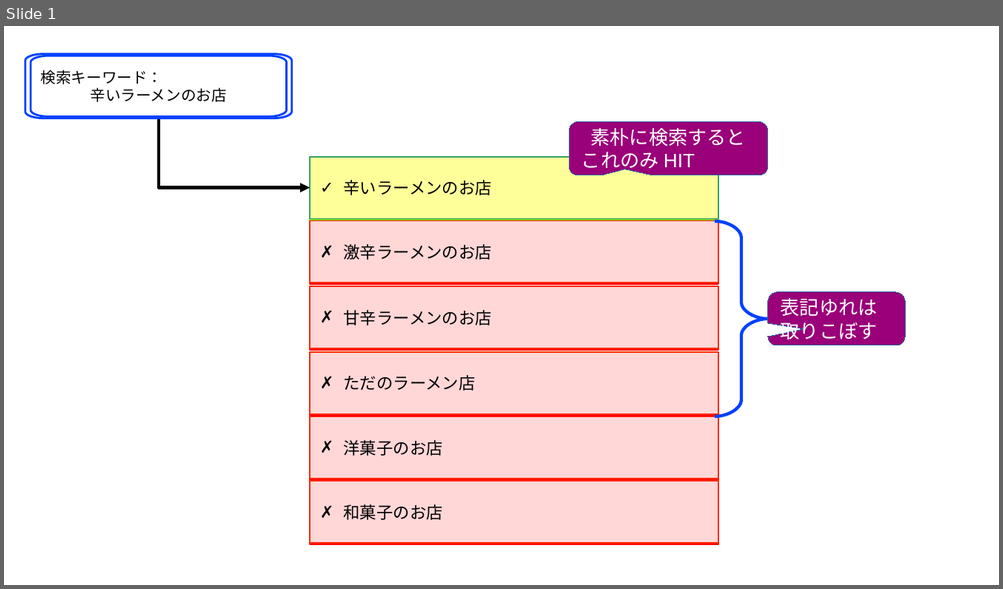
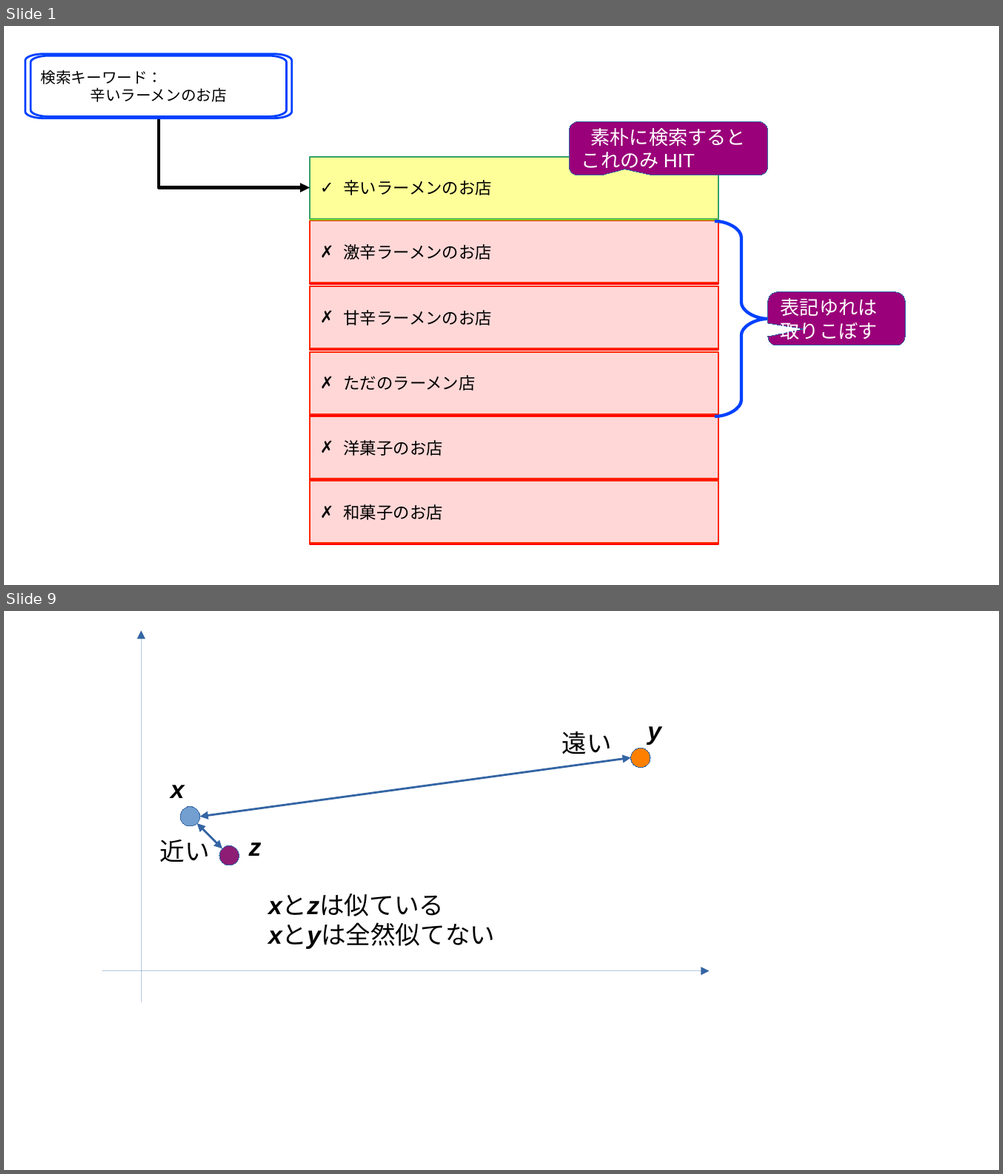
Before and after one commit to komainu8/rabbit-slide-komainu8-postgresql-conference-japan-2025, a slide deck: images.odp. Shown one above the other, each under a label of ours: slide 1 before the commit, slides 1 and 9 after it; the slides between them are not shown. The pictures are 1003x589 and 1003x1174 pixels, drawn with LibreOffice and Linux fonts; fonts in the diff are those of the drawing. Boxes give left, top, right and bottom in pixels: in the first picture for what was removed or moved away, otherwise in the second. Text is boxed around its words. In the diff, an @@ line names an element or a change of style, - is before the commit and + after.

```diff
--- a/images.odp
+++ b/images.odp
@@ slide 9 added at (4, 611, 999, 1170), background #FFFFFF @@
@@ arrow added from (141, 1003) to (141, 631), #3465A4 0 pt @@
@@ text added at (562, 731, 612, 760), 18 pt, text #000000 @@
+遠い
@@ text added at (647, 726, 661, 744), 18 pt, text #000000, bold, italic @@
+y
@@ double arrow added from (200, 817) to (631, 758), #3465A4 1.5 pt @@
@@ ellipse added at (631, 748, 651, 768), fill #FF8000, outline #3465A4 0 pt @@
@@ text added at (170, 785, 185, 798), 18 pt, text #000000, bold, italic @@
+x
@@ ellipse added at (180, 807, 200, 827), fill #729FCF, outline #3465A4 0 pt @@
@@ double arrow added from (197, 824) to (222, 849), #3465A4 1.5 pt @@
@@ text added at (159, 834, 209, 862), 18 pt, text #000000 @@
+近い
@@ ellipse added at (220, 846, 240, 866), fill #8D1D75, outline #3465A4 0 pt @@
@@ text added at (249, 843, 262, 856), 18 pt, text #000000, bold, italic @@
+z
@@ text added at (268, 894, 495, 949), 18 pt, text #000000 @@
+xとzは似ている
+xとyは全然似てない
@@ arrow added from (102, 971) to (709, 971), #3465A4 0 pt @@
```
Also in this commit, not shown: 7 slides changed, 4 other slides added, 1 slide removed.
